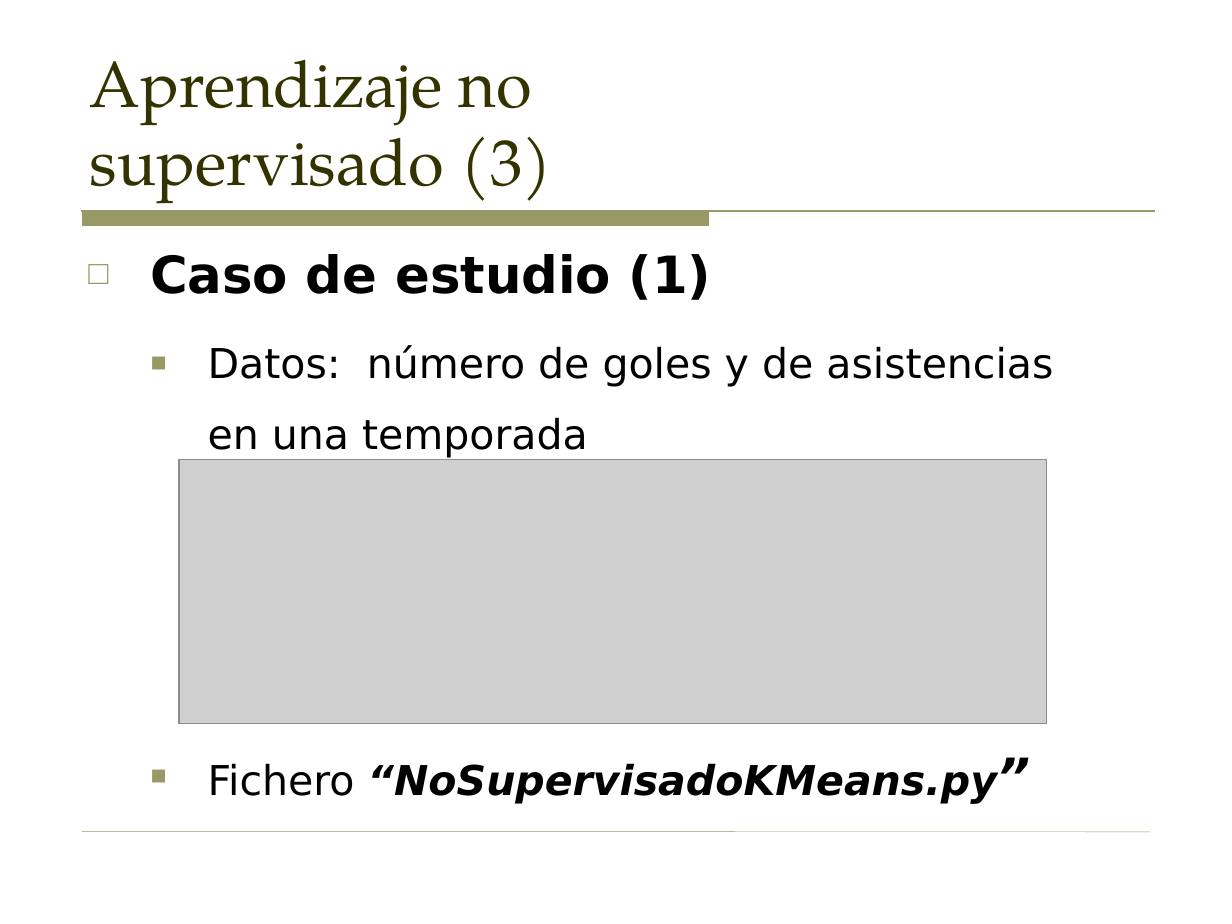
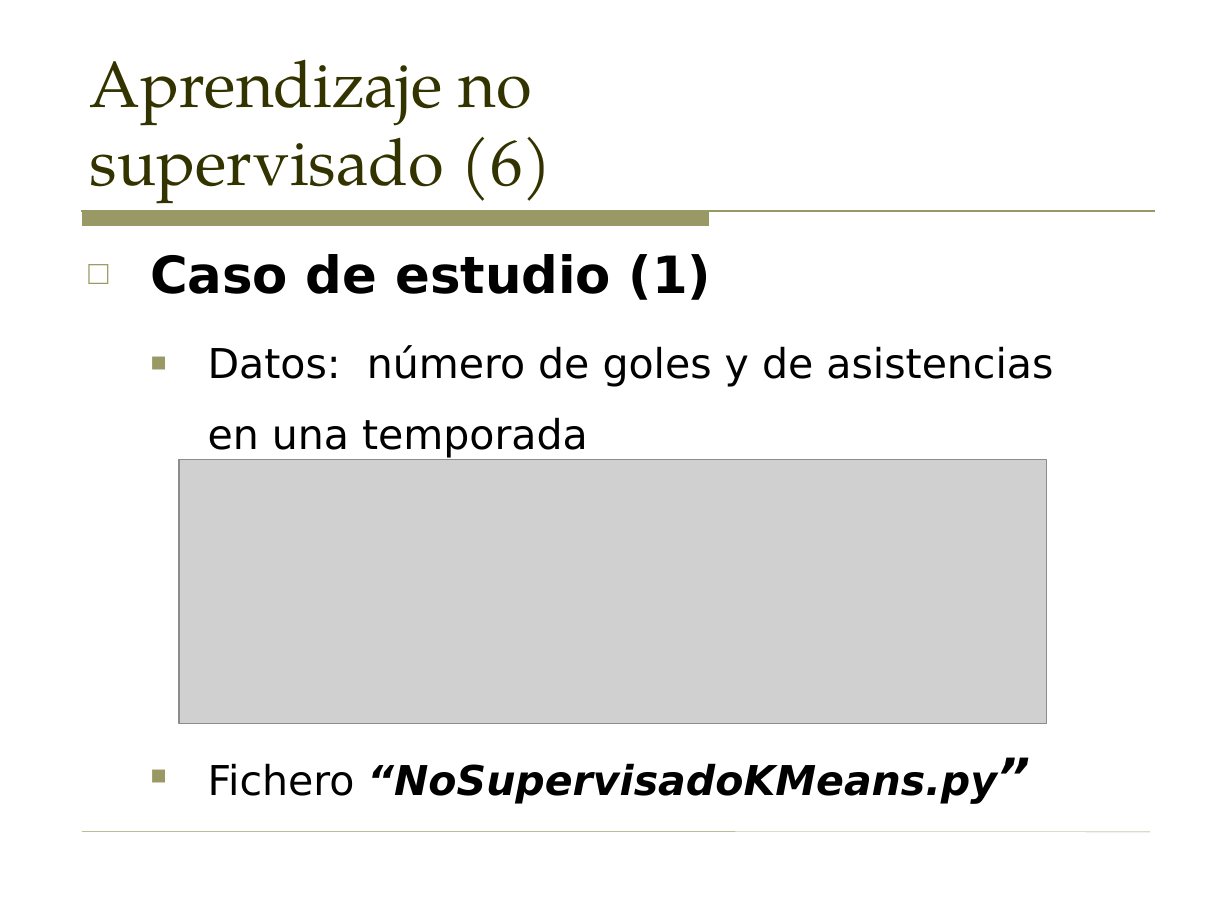
Before and after one commit to sergarb1/TallerAprendizajeAutomaticoPython, a slide deck: slide 36 of Taller - Introduccion al aprendizaje automatico (Supervisado y no supervisado).odp (slide 35 before the commit). Drawn at 1232x924 pixels with LibreOffice and Linux fonts; fonts in the diff are those of the drawing; grey boxes stand for pictures. Boxes give left, top, right and bottom in pixels: in the first picture for what was removed or moved away, otherwise in the second. Text is boxed around its words. In the diff, an @@ line names an element or a change of style, - is before the commit and + after.

```diff
--- a/Taller - Introduccion al aprendizaje automatico (Supervisado y no supervisado).odp
+++ b/Taller - Introduccion al aprendizaje automatico (Supervisado y no supervisado).odp
@@ title at (89, 59, 553, 204): text changed @@
-Aprendizaje no
-supervisado (3)
+Aprendizaje no
+supervisado (6)
```
Also in this commit, not shown: 8 other slides changed, 1 slide added, 11 other files.
